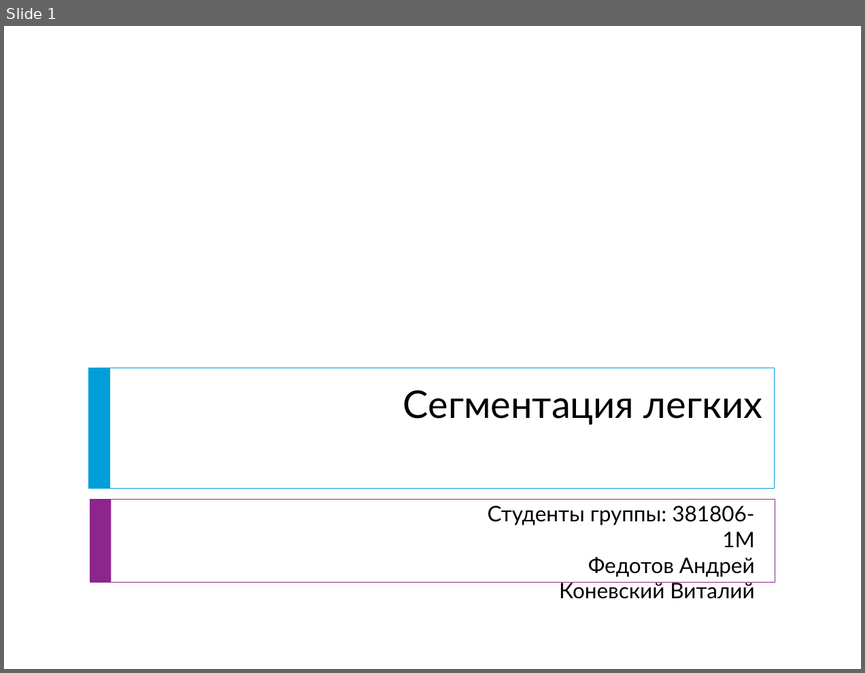
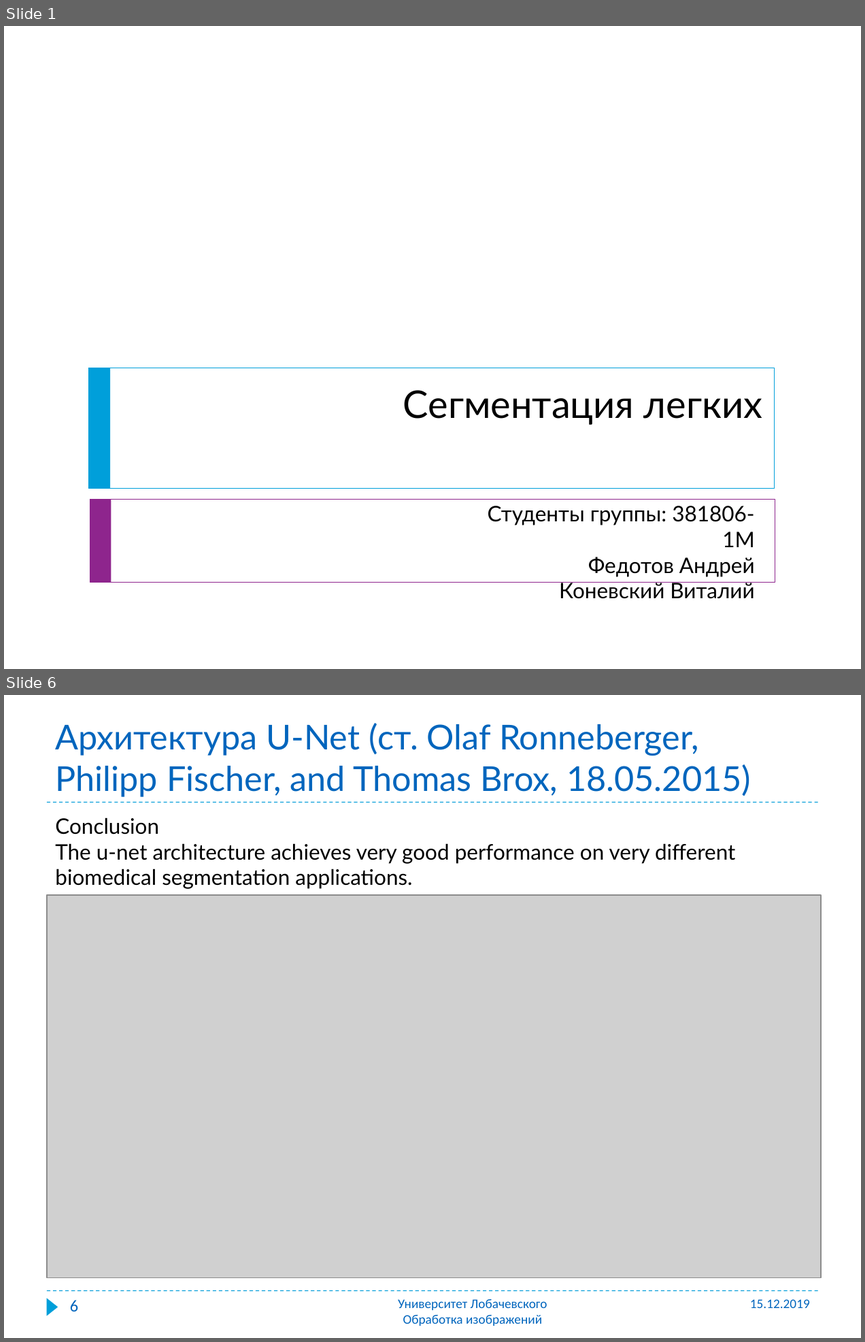
Before and after one commit to might52/lung_segmentation, a slide deck: Lung_segmentation.pptx. Shown one above the other, each under a label of ours: slide 1 before the commit, slides 1 and 6 after it; the slides between them are not shown. The pictures are 865x673 and 865x1342 pixels, drawn with LibreOffice and Linux fonts; fonts in the diff are those of the drawing; grey boxes stand for pictures; background and template pictures are left out. Boxes give left, top, right and bottom in pixels: in the first picture for what was removed or moved away, otherwise in the second. Text is boxed around its words. In the diff, an @@ line names an element or a change of style, - is before the commit and + after.

```diff
--- a/Lung_segmentation.pptx
+++ b/Lung_segmentation.pptx
@@ slide 6 added at (4, 695, 861, 1338), background #FFFFFF @@
@@ title added at (55, 723, 751, 796), 28.8 pt, text #0065BD @@
+Архитектура U-Net (ст. Olaf Ronneberger, Philipp Fischer, and Thomas Brox, 18.05.2015)
@@ line added from (47, 802) to (818, 802), #009FDA 0.75 pt dashed @@
@@ text added at (55, 817, 735, 889), 18 pt, text #000000 @@
+Conclusion
+The u-net architecture achieves very good performance on very different biomedical segmentation applications.
@@ picture added at (47, 895, 821, 1277) @@
@@ line added from (47, 1291) to (818, 1291), #009FDA 0.75 pt dashed @@
@@ triangle added at (47, 1297, 58, 1315), fill #009FDA @@
@@ page number added at (70, 1300, 78, 1311), 14 pt, text #0065BD @@
+6
@@ text added at (398, 1299, 547, 1325), 11 pt, text #0065BD @@
+Университет Лобачевского
+Обработка изображений
@@ text added at (750, 1299, 810, 1308), 11 pt, text #0065BD @@
+15.12.2019
```
Also in this commit, not shown: 10 slides changed.
